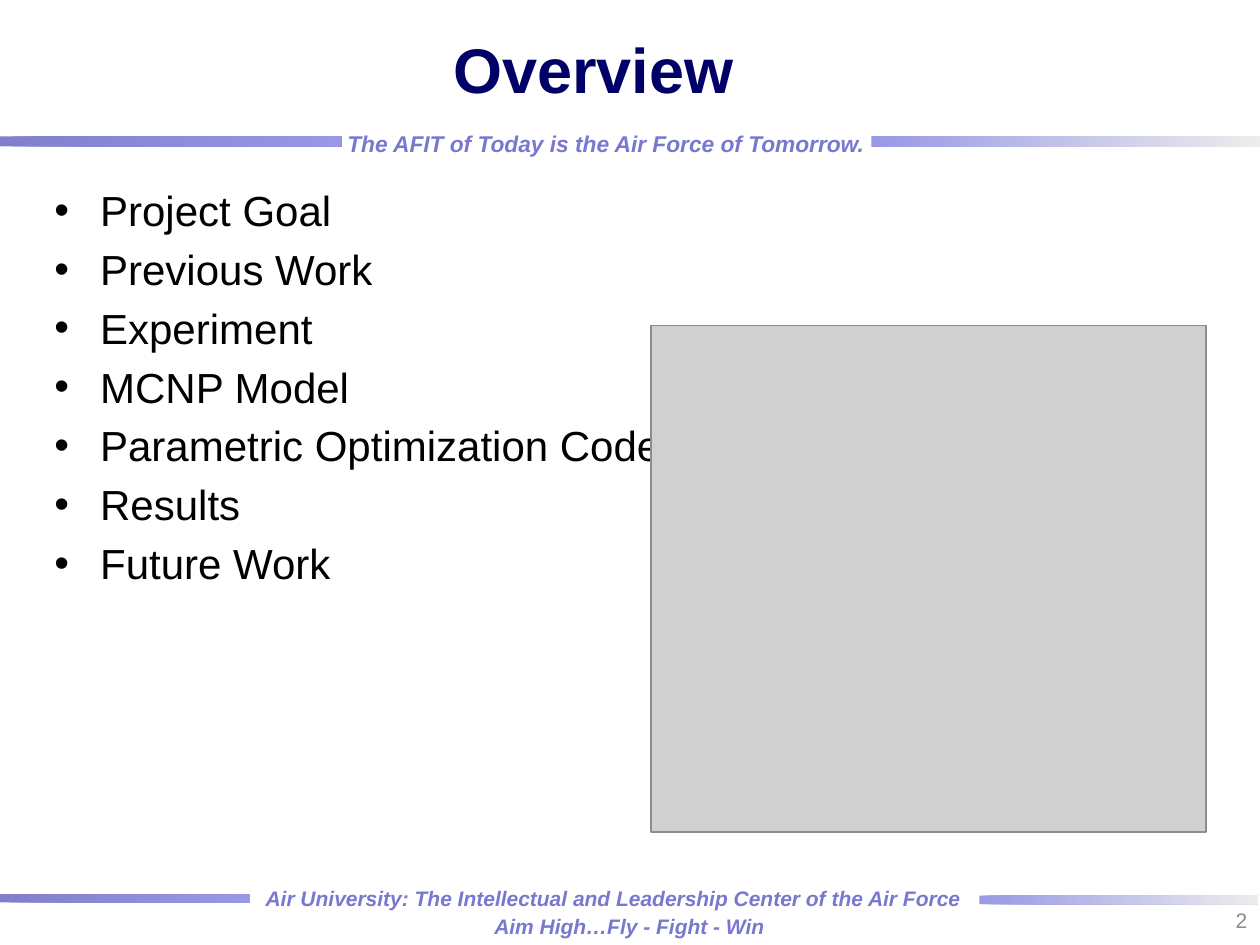
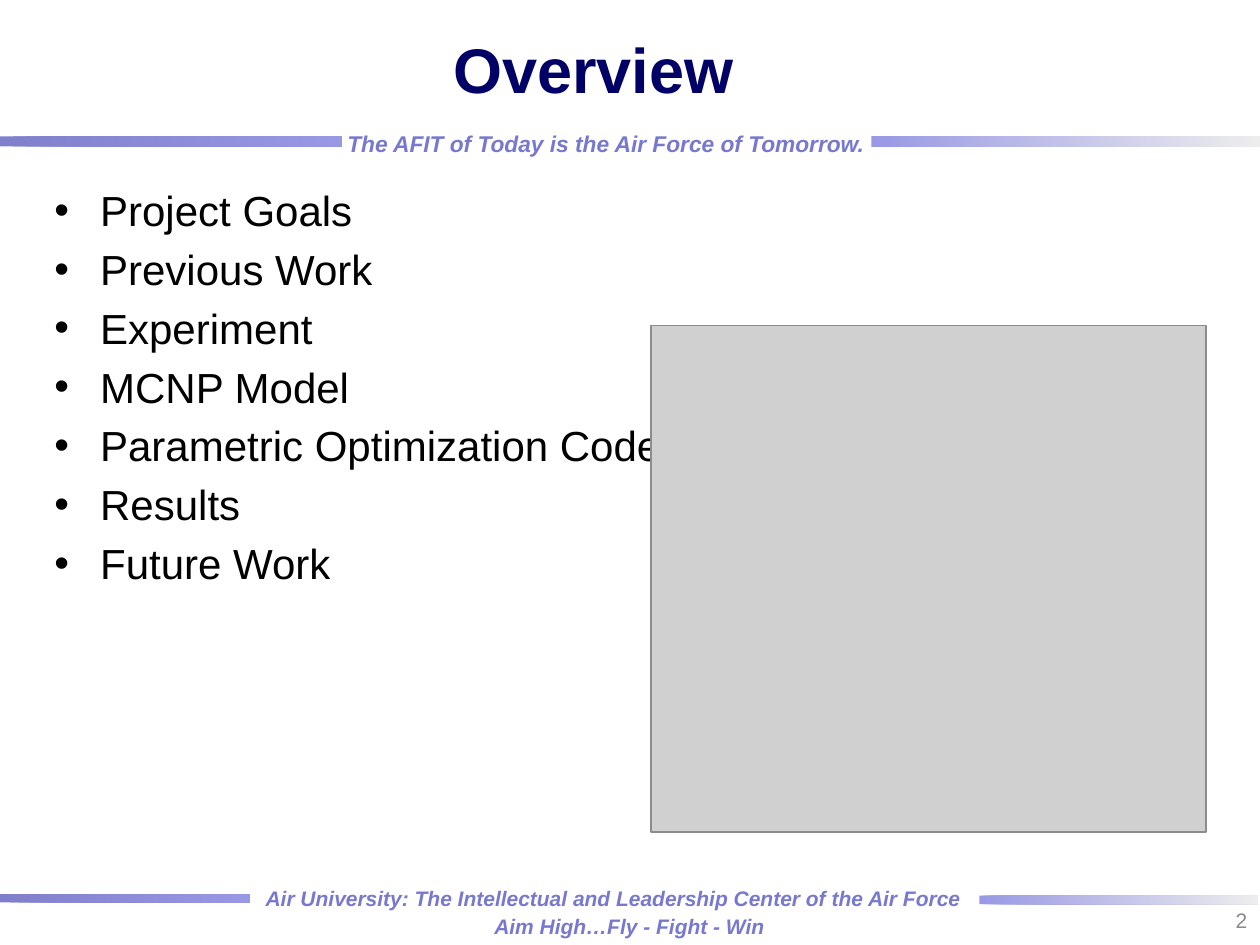
Before and after one commit to rtorzilli/GeDetector-Project, a slide deck: slide 2 of Report/HPGe_Automation Optimization_MCNP_Model.pptx. Drawn at 1260x945 pixels with LibreOffice and Linux fonts; fonts in the diff are those of the drawing; grey boxes stand for pictures; background and template pictures are left out. Boxes give left, top, right and bottom in pixels: in the first picture for what was removed or moved away, otherwise in the second. Text is boxed around its words. In the diff, an @@ line names an element or a change of style, - is before the commit and + after.

```diff
--- a/Report/HPGe_Automation Optimization_MCNP_Model.pptx
+++ b/Report/HPGe_Automation Optimization_MCNP_Model.pptx
@@ text at [100,195,353,235]: text changed @@
-• Project Goal
+• Project Goals
```
Also in this commit, not shown: 2 other slides changed, 2 other files.
